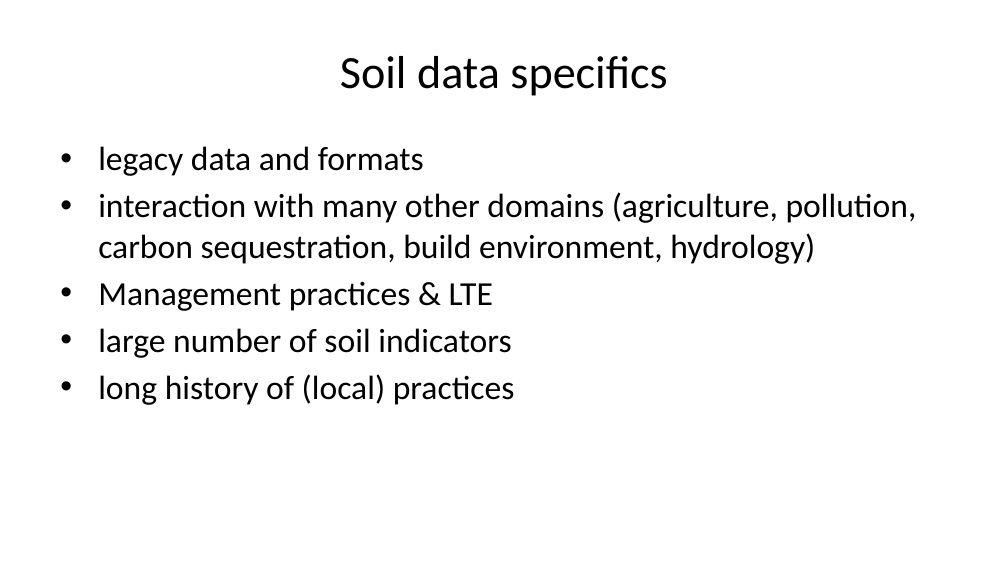
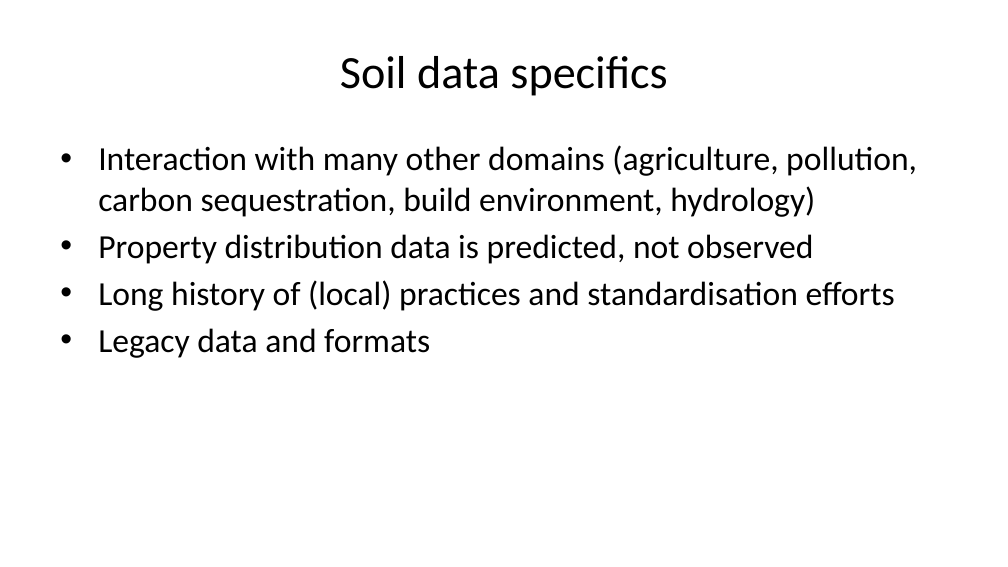
Before and after one commit to pvgenuchten/slides, a slide deck: slide 9 of slides/2026-soil-information-systems-for-decision-making-in-africa.pptx (slide 8 before the commit). Drawn at 1008x567 pixels with LibreOffice and Linux fonts; fonts in the diff are those of the drawing. Boxes give left, top, right and bottom in pixels: in the first picture for what was removed or moved away, otherwise in the second. Text is boxed around its words. In the diff, an @@ line names an element or a change of style, - is before the commit and + after.

```diff
--- a/slides/2026-soil-information-systems-for-decision-making-in-africa.pptx
+++ b/slides/2026-soil-information-systems-for-decision-making-in-africa.pptx
@@ text at (98, 145, 917, 358): text changed @@
-• legacy data and formats
-• interaction with many other domains (agriculture, pollution, carbon sequestration, build environment, hydrology)
-• Management practices & LTE
-• large number of soil indicators
-• long history of (local) practices
+• Interaction with many other domains (agriculture, pollution, carbon sequestration, build environment, hydrology)
+• Property distribution data is predicted, not observed
+• Long history of (local) practices and standardisation efforts
+• Legacy data and formats
```
Also in this commit, not shown: 8 other slides changed, 3 slides added, 1 slide removed, 44 other files.
